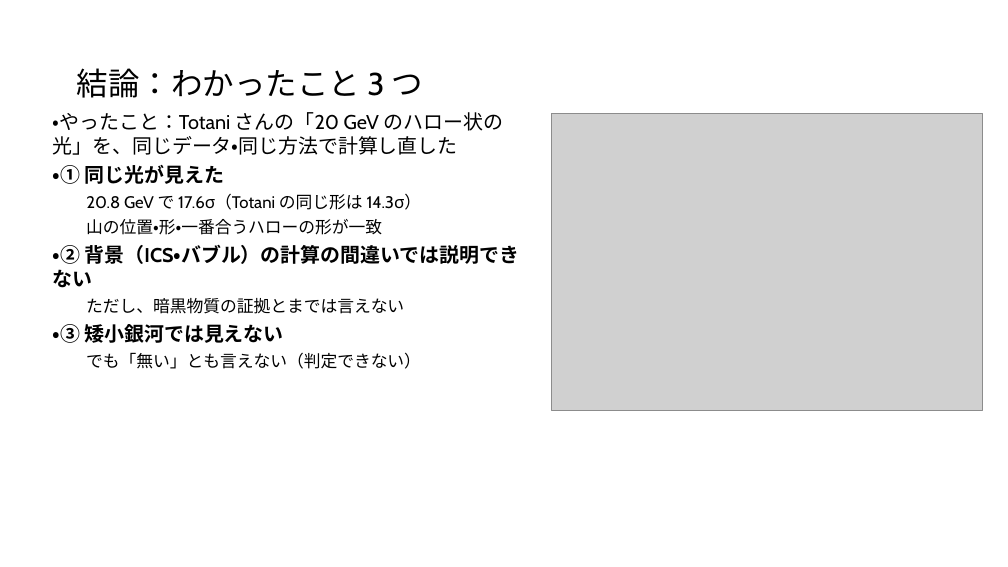
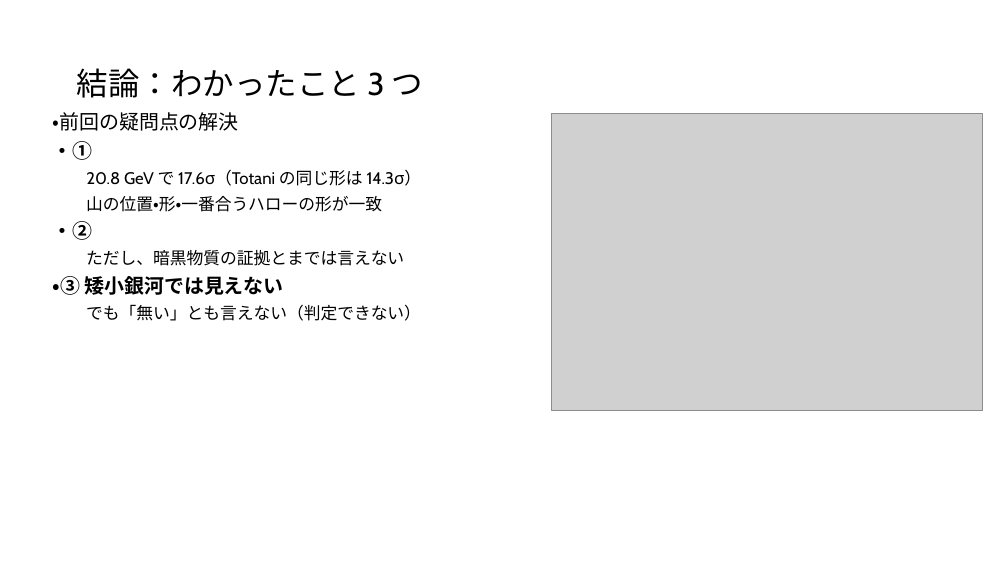
Before and after one commit to Mikann20041029/darkmatter-slides, a slide deck: slide 2 of slides/2026-10-09_研究報告_10枚版.pptx. Drawn at 1008x567 pixels with LibreOffice and Linux fonts; fonts in the diff are those of the drawing; grey boxes stand for pictures. Boxes give left, top, right and bottom in pixels: in the first picture for what was removed or moved away, otherwise in the second. Text is boxed around its words. In the diff, an @@ line names an element or a change of style, - is before the commit and + after.

Commit message:
slides: 本人の編集版を更新 (10-06 14:53)

```diff
--- a/slides/2026-10-09_研究報告_10枚版.pptx
+++ b/slides/2026-10-09_研究報告_10枚版.pptx
@@ text at box(53, 112, 239, 160): text changed @@
-・やったこと：Totani さんの「20 GeV のハロー状の光」を、同じデータ・同じ方法で計算し直した
-・① 同じ光が見えた
+・前回の疑問点の解決
+・①
@@ text at box(53, 221, 93, 240): text changed @@
-・② 背景（ICS・バブル）の計算の間違いでは説明できない
+・②
```
